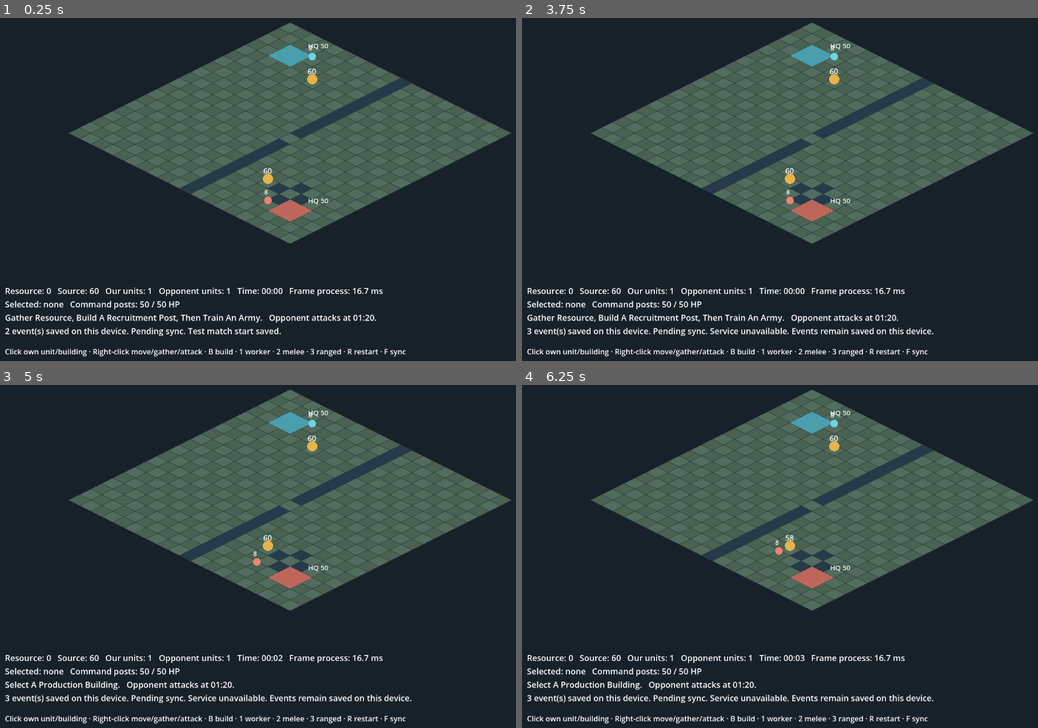
Above: before the commit, frames 1-4 (two rows, left to right).
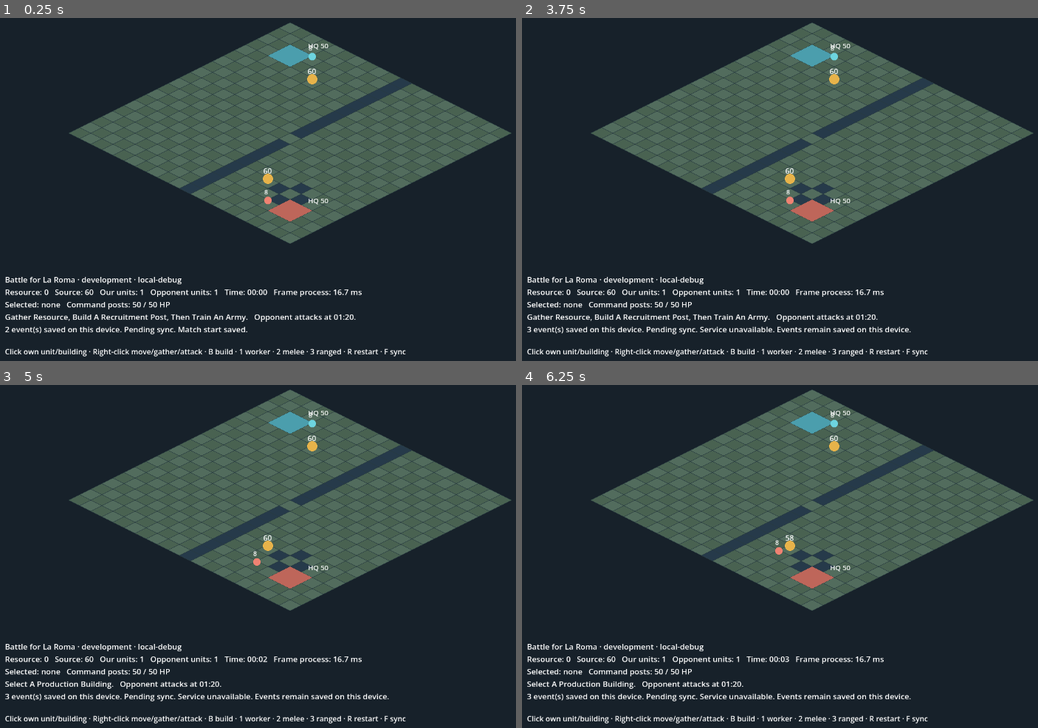
Above: after the commit, the same moments.

Repository: danybgoode/aomx
Game: Godot game, scene res://skirmish_main.tscn
The game is run twice, just before and just after one commit, with the same random seed, the same clock (stepped at 60 frames per second) and the same inputs.
Inputs (mouse positions are in pixels of both pictures, inside the frame that each line leads up to):
- Up to frame 1 (0.25 s): no input
- Up to frame 2 (3.75 s): tap Enter at 0.5, 2 s; move the mouse to (939, 165) at 0.52 s; tap T at 0.6, 1.35, 2.3, 3.05 s; click (939, 165) at 0.67 s; tap Space at 1.25, 3.5 s; move the mouse to (692, 199) at 1.27 s; click (692, 199) at 1.42 s; move the mouse to (872, 100) at 2.02 s; tap B at 2.1 s; click (872, 100) at 2.17 s; move the mouse to (785, 254) at 2.77 s; tap R at 2.85 s; click (785, 254) at 2.92 s; move the mouse to (991, 237) at 3.52 s; tap F at 3.6 s; click (991, 237) at 3.67 s
- Up to frame 3 (5 s): tap T at 3.8, 4.55 s; tap Enter at 4.25 s; move the mouse to (113, 494) at 4.27 s; tap 1 at 4.35 s; click (113, 494) at 4.42 s
- Up to frame 4 (6.25 s): move the mouse to (841, 549) at 5.02 s; tap 2 at 5.1 s; click (841, 549) at 5.17 s; tap T at 5.3, 6.05 s; move the mouse to (723, 457) at 5.77 s; tap 3 at 5.85 s; click (723, 457) at 5.92 s

The runs differ from the first frame. In frame 1, 3.1% of the frame differs, in the area x 1-75%, y 75-93%; in frame 2, 3.5%, in the area x 1-80%, y 75-93%; in frame 3, 3.2%; in frame 4, 3.2%.

Commit message:
feat(alpha): prepare measured private macOS alpha and isolated ingest

Diff:
--- /dev/null
+++ b/game/alpha_config.gd
@@ -0,0 +1,8 @@
+extends RefCounted
+
+# The export script replaces this file in an isolated build copy. The source
+# checkout always remains a test-only loopback client.
+const ENDPOINT := "http://127.0.0.1:8787/v1/events"
+const TEST_ACCOUNT := true
+const CHANNEL := "development"
+const BUILD_ID := "local-debug"
--- a/game/funnel_outbox.gd
+++ b/game/funnel_outbox.gd
@@ -1,6 +1,6 @@
 extends RefCounted
 
-# This local client deliberately emits only test-account traffic.
+const AlphaConfig = preload("res://alpha_config.gd")
 const SCHEMA_VERSION := 1
 const GAME_VERSION := "godot-4.7.2-prototype-1"
 const CONTENT_VERSION := "original-map-1"
@@ -9,6 +9,7 @@
 var state: Dictionary
 var game_version := GAME_VERSION
 var content_version := CONTENT_VERSION
+var test_account := AlphaConfig.TEST_ACCOUNT
 
 func _init(path: String = "user://funnel-outbox.json") -> void:
 	filename = path
@@ -54,7 +55,7 @@
 	var event := {"schema_version": SCHEMA_VERSION, "type": type, "event_id": _id(),
 		"player_id": state.player_id, "claimed_at": utc, "local_sequence": state.next_sequence,
 		"game_version": game_version, "content_version": content_version,
-		"mode": "solo", "faction": "neutral", "test_account": true, "bot": false}
+		"mode": "solo", "faction": "neutral", "test_account": test_account, "bot": false}
 	if type != "game_opened":
 		event.match_id = match_id
 	if type == "match_completed":
@@ -117,7 +118,7 @@
 		return "%d event(s) need attention: %s. %s; local copy retained." % [attention, attention_reason, action]
 	if pending > 0:
 		return "%d event(s) saved on this device. Pending sync." % pending
-	return "%d test event(s) synced. Test play is not counted." % accepted
+	return "%d event(s) synced. %s" % [accepted, "Test play is not counted." if test_account else "Accepted play will appear after cohort review."]
 
 func _save(next: Dictionary) -> bool:
 	var absolute := ProjectSettings.globalize_path(filename)
--- a/game/project.godot
+++ b/game/project.godot
@@ -17,6 +17,7 @@
 renderer/rendering_method="gl_compatibility"
 renderer/rendering_method.mobile="gl_compatibility"
 textures/default_filters/use_nearest_mipmap_filter=false
+textures/vram_compression/import_etc2_astc=true
 
 [physics]
 common/physics_ticks_per_second=10
--- a/game/skirmish_main.gd
+++ b/game/skirmish_main.gd
@@ -2,6 +2,7 @@
 
 const Skirmish = preload("res://skirmish.gd")
 const FunnelOutbox = preload("res://funnel_outbox.gd")
+const AlphaConfig = preload("res://alpha_config.gd")
 const TILE_W := 48.0
 const TILE_H := 24.0
 const ORIGIN := Vector2(640, 65)
@@ -20,6 +21,8 @@
 var hud: Label
 var instructions: Label
 var request: HTTPRequest
+var invite_code := ""
+var invite_input: LineEdit
 
 func _ready() -> void:
 	outbox.game_version = Skirmish.GAME_VERSION
@@ -37,9 +40,29 @@
 	add_child(retry_timer)
 	var layer := CanvasLayer.new()
 	add_child(layer)
+	if AlphaConfig.CHANNEL != "development":
+		var invite_path := "user://alpha-invite-code.txt"
+		if FileAccess.file_exists(invite_path):
+			invite_code = FileAccess.get_file_as_string(invite_path).strip_edges()
+		invite_input = LineEdit.new()
+		invite_input.position = Vector2(22, 16)
+		invite_input.size = Vector2(270, 34)
+		invite_input.placeholder_text = "Enter private alpha invite code"
+		invite_input.secret = true
+		layer.add_child(invite_input)
+		var invite_button := Button.new()
+		invite_button.text = "Save invite code"
+		invite_button.position = Vector2(302, 16)
+		invite_button.pressed.connect(_save_invite_code)
+		layer.add_child(invite_button)
+		var support_button := Button.new()
+		support_button.text = "Copy support ID"
+		support_button.position = Vector2(22, 56)
+		support_button.pressed.connect(_copy_support_id)
+		layer.add_child(support_button)
 	hud = Label.new()
-	hud.position = Vector2(22, 622)
-	hud.add_theme_font_size_override("font_size", 18)
+	hud.position = Vector2(22, 598)
+	hud.add_theme_font_size_override("font_size", 17)
 	layer.add_child(hud)
 	instructions = Label.new()
 	instructions.position = Vector2(22, 755)
@@ -56,7 +79,7 @@
 	placing = false
 	marker = Vector2i(-1, -1)
 	var saved: Dictionary = outbox.queue("match_started", match_id)
-	sync_note = "Test match start saved." if saved.ok else "Match start could not be saved; check device storage."
+	sync_note = "Match start saved." if saved.ok else "Match start could not be saved; check device storage."
 	if OS.is_debug_build():
 		match OS.get_environment("SKIRMISH_SMOKE_SCENARIO"):
 			"win":
@@ -148,7 +171,8 @@
 	var chosen := "none" if selected_id == -1 else "%s #%d (%d HP)" % [sim.entities[selected_id].kind.replace("_", " "), selected_id, sim.entities[selected_id].hp]
 	var total_seconds: int = floori(float(sim.tick_number) / 10.0)
 	var opponent_note := "Opponent attacks at 01:20." if sim.tick_number < Skirmish.AI_ATTACK_TICK else "Opponent attacking."
-	hud.text = "Resource: %d   Source: %d   Our units: %d   Opponent units: %d   Time: %02d:%02d   Frame process: %.1f ms\nSelected: %s   Command posts: %d / %d HP\n%s   %s\n%s %s" % [
+	hud.text = "Battle for La Roma · %s · %s\nResource: %d   Source: %d   Our units: %d   Opponent units: %d   Time: %02d:%02d   Frame process: %.1f ms\nSelected: %s   Command posts: %d / %d HP\n%s   %s\n%s %s" % [
+		AlphaConfig.CHANNEL, AlphaConfig.BUILD_ID,
 		sim.stockpile[Skirmish.HUMAN], sim.sources[Skirmish.HUMAN].amount,
 		sim._count_units(Skirmish.HUMAN), sim._count_units(Skirmish.COMPUTER),
 		floori(float(total_seconds) / 60.0), total_seconds % 60, Performance.get_monitor(Performance.TIME_PROCESS) * 1000.0,
@@ -158,13 +182,20 @@
 func _send_next() -> void:
 	if syncing:
 		return
+	if AlphaConfig.CHANNEL != "development" and invite_code.is_empty():
+		sync_note = "Enter the private alpha invite code to sync saved play."
+		_update_hud()
+		return
 	var event: Dictionary = outbox.first_pending()
 	if event.is_empty():
 		sync_note = "" if outbox.summary().contains("need attention") else "Nothing pending."
 		_update_hud()
 		return
 	syncing = true
-	var error := request.request("http://127.0.0.1:8787/v1/events", ["Content-Type: application/json"],
+	var headers := ["Content-Type: application/json"]
+	if AlphaConfig.CHANNEL != "development":
+		headers.append("X-Aomx-Invite-Code: " + invite_code)
+	var error := request.request(AlphaConfig.ENDPOINT, headers,
 		HTTPClient.METHOD_POST, JSON.stringify(event))
 	if error != OK:
 		syncing = false
@@ -173,6 +204,10 @@
 
 func _on_request_completed(result_code: int, response_code: int, _headers: PackedStringArray, body: PackedByteArray) -> void:
 	syncing = false
+	if response_code == 401:
+		sync_note = "Invite code was not accepted. Re-enter it; saved play is still pending."
+		_update_hud()
+		return
 	if result_code != HTTPRequest.RESULT_SUCCESS or response_code not in [200, 422]:
 		sync_note = "Service unavailable. Events remain saved on this device."
 		_update_hud()
@@ -183,11 +218,36 @@
 		_update_hud()
 		return
 	if receipt.status in ["accepted", "excluded"]:
-		sync_note = "Test event synced to the local audit."
+		sync_note = "Event synced to the audit."
 		_send_next()
 	else:
 		sync_note = "Needs attention: %s. Local copy retained." % receipt.get("reason", "rejected")
 	_update_hud()
+
+func _save_invite_code() -> void:
+	var candidate := invite_input.text.strip_edges()
+	if candidate.length() < 24 or candidate.length() > 80:
+		sync_note = "Check the invite code and try again."
+		_update_hud()
+		return
+	var file := FileAccess.open("user://alpha-invite-code.txt", FileAccess.WRITE)
+	if file == null:
+		sync_note = "Could not save the invite code. Check device storage."
+		_update_hud()
+		return
+	file.store_string(candidate)
+	file.flush()
+	file.close()
+	invite_code = candidate
+	invite_input.clear()
+	sync_note = "Invite code saved. Saved play will sync when online."
+	_send_next()
+
+func _copy_support_id() -> void:
+	if outbox.state.has("player_id"):
+		DisplayServer.clipboard_set(str(outbox.state.player_id))
+		sync_note = "Support ID copied. Share it only with the alpha operator for help or deletion."
+		_update_hud()
 
 func _tile_to_screen(tile: Vector2i) -> Vector2:
 	return ORIGIN + Vector2((tile.x - tile.y) * TILE_W * 0.5, (tile.x + tile.y) * TILE_H * 0.5)
Not shown, added: game/export_presets.cfg
Not shown, added: .github/workflows/alpha-ci.yml
Not shown, changed: Roadmap/00-ideas/seeds/enable-measured-private-alpha.md
Not shown, changed: Roadmap/09-platform-and-measurement/enable-measured-private-alpha/README.md
Not shown, changed: Roadmap/09-platform-and-measurement/enable-measured-private-alpha/sprint-1.md
Not shown, changed: Roadmap/09-platform-and-measurement/enable-measured-private-alpha/sprint-2.md
Not shown, changed: Roadmap/09-platform-and-measurement/enable-measured-private-alpha/sprint-3.md
Not shown, changed: Roadmap/LEARNINGS.md
Not shown, changed: Roadmap/README.md
Not shown, added: db/001_alpha_audit.sql
Not shown, added: db/002_ingest_grants.sql
Not shown, added: deploy/alpha/Caddyfile.example
(and 32 more such lines)
